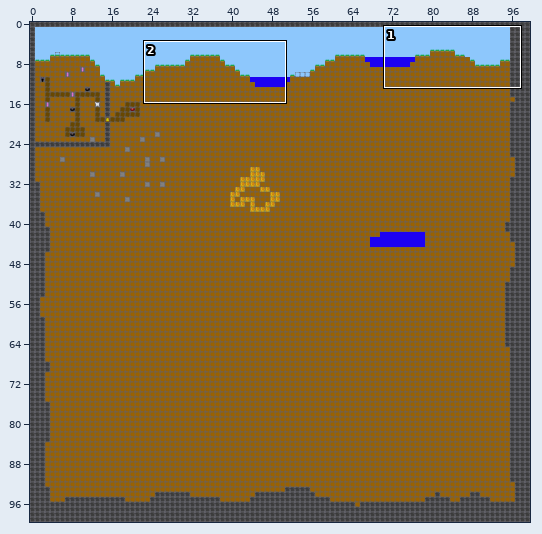
Level history. Tiled map: core/assets/ld32/maps/ld32.tmx. Above, an overview of the earlier version with the close-up marked.
Close-up. Before:
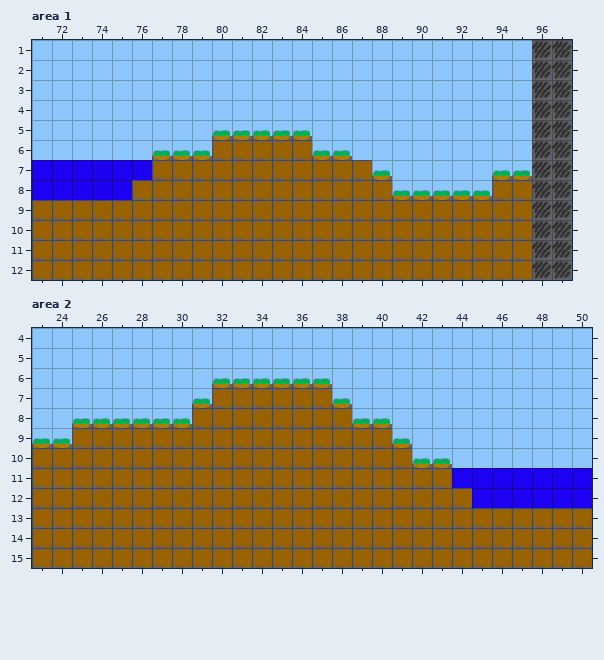
Cells are 32x32 px. Shown: area 1 x 71..97, y 1..12; area 2 x 23..50, y 4..15. The commit also changed other parts of the map, which this record leaves out. Tiles whose own drawing changed are shown in their newer look in all pictures.
Once edited:
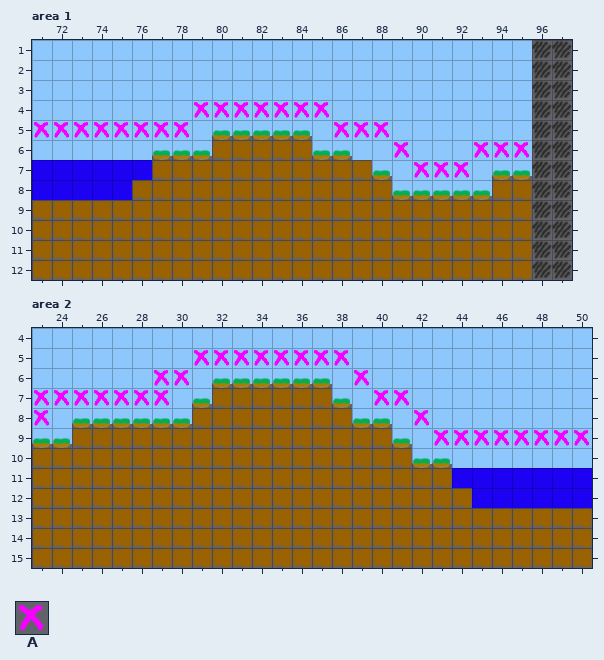
Key: from "ld32": A 99.
_ is an empty cell.
Tiles of an added or newly shown layer are drawn over the layers below it.
From old to new:
{"where": "layer \"invisible\" (added), area 1"}
{"y":4,"x":79,"old":"_______","new":"AAAAAAA"}
{"y":5,"x":71,"old":"________","new":"AAAAAAAA"}
{"y":5,"x":86,"old":"___","new":"AAA"}
{"y":6,"x":89,"old":"_","new":"A"}
{"y":6,"x":93,"old":"___","new":"AAA"}
{"y":7,"x":90,"old":"___","new":"AAA"}
{"where": "layer \"invisible\" (added), area 2"}
{"y":5,"x":31,"old":"________","new":"AAAAAAAA"}
{"y":6,"x":29,"old":"__","new":"AA"}
{"y":6,"x":39,"old":"_","new":"A"}
{"y":7,"x":23,"old":"_______","new":"AAAAAAA"}
{"y":7,"x":40,"old":"__","new":"AA"}
{"y":8,"x":23,"old":"_","new":"A"}
{"y":8,"x":42,"old":"_","new":"A"}
{"y":9,"x":43,"old":"________","new":"AAAAAAAA"}
